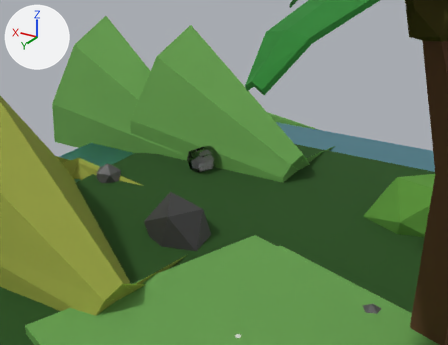
Two versions of the Blender file Visual Project FIles/ROOMS/smfm room 15.blend, one commit apart.
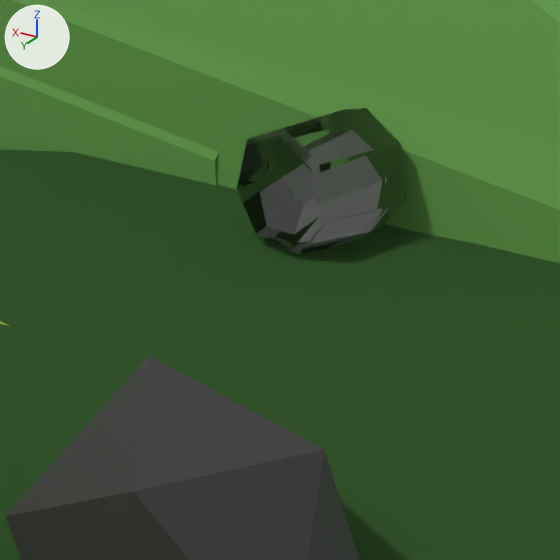
There are two pictures of each version: one from a camera (50 mm lens) standing at (-2.042, 4.315, 4.126) and looking at (1.388, -1.401, 1.267), one close up on the part from 32% to 55% of the width and 36% to 67% of the height. The lights are fixed; the arrows at upper left show +X, +Y and +Z.

The first close-up shows 'Cube.005', 'Cube.011', 'Grass.001', 'big rock 2', 'jar'.
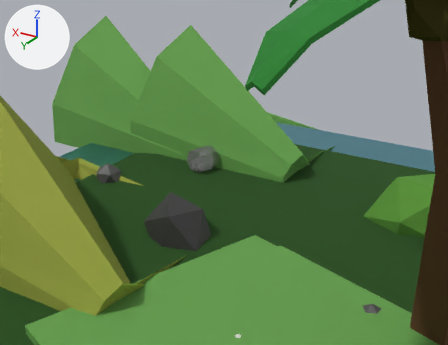
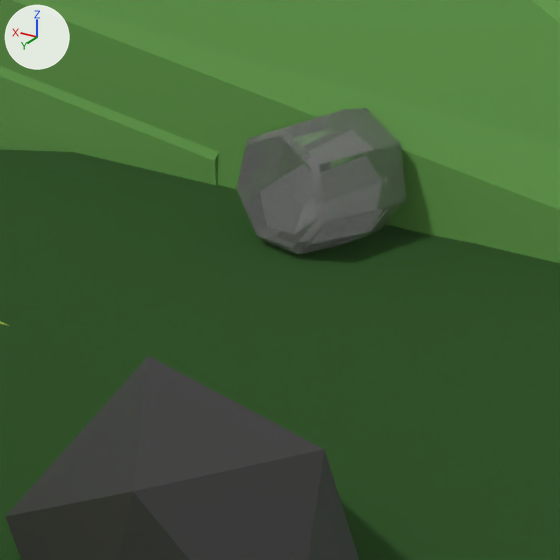
What differs and where, as boxes (x1, y1, x2, y2) in the close-ups (560 x 560 px):
```json
{"object": "jar", "change": "surface changed", "before": [236, 108, 407, 254], "after": [236, 108, 407, 254]}
```

Edits to the scene script, one JSON object a line:
```json
{"op": "set", "path": "mat_glass.transmission_weight", "old": "1.0", "new": "0.847"}
```
